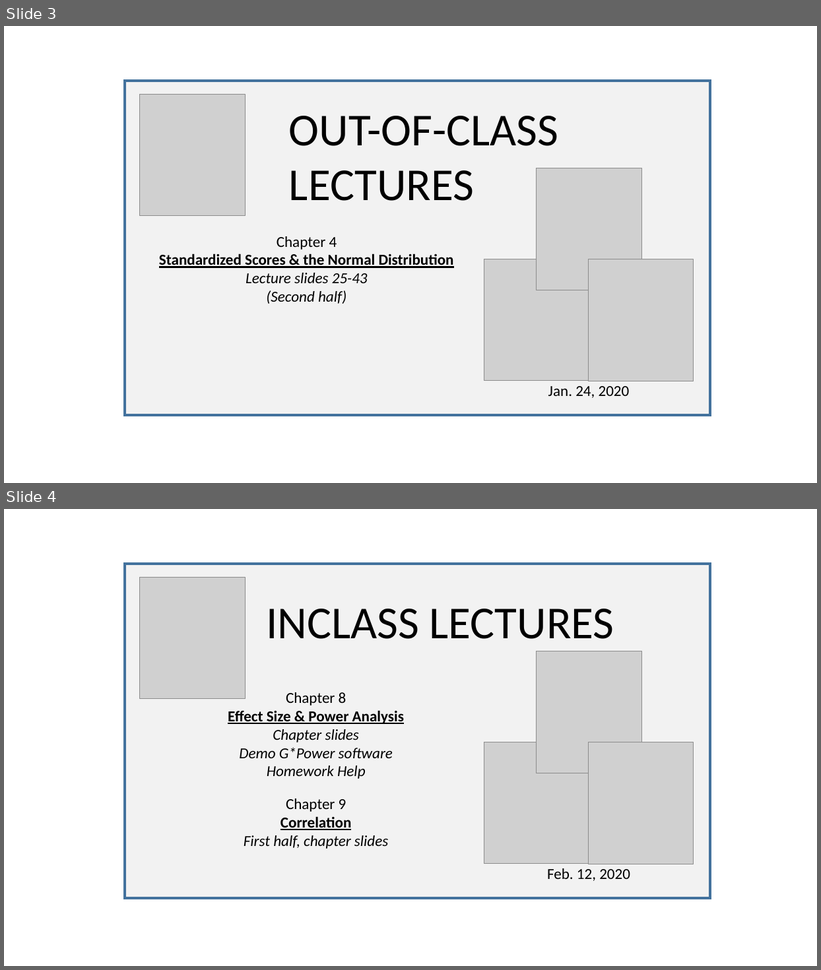
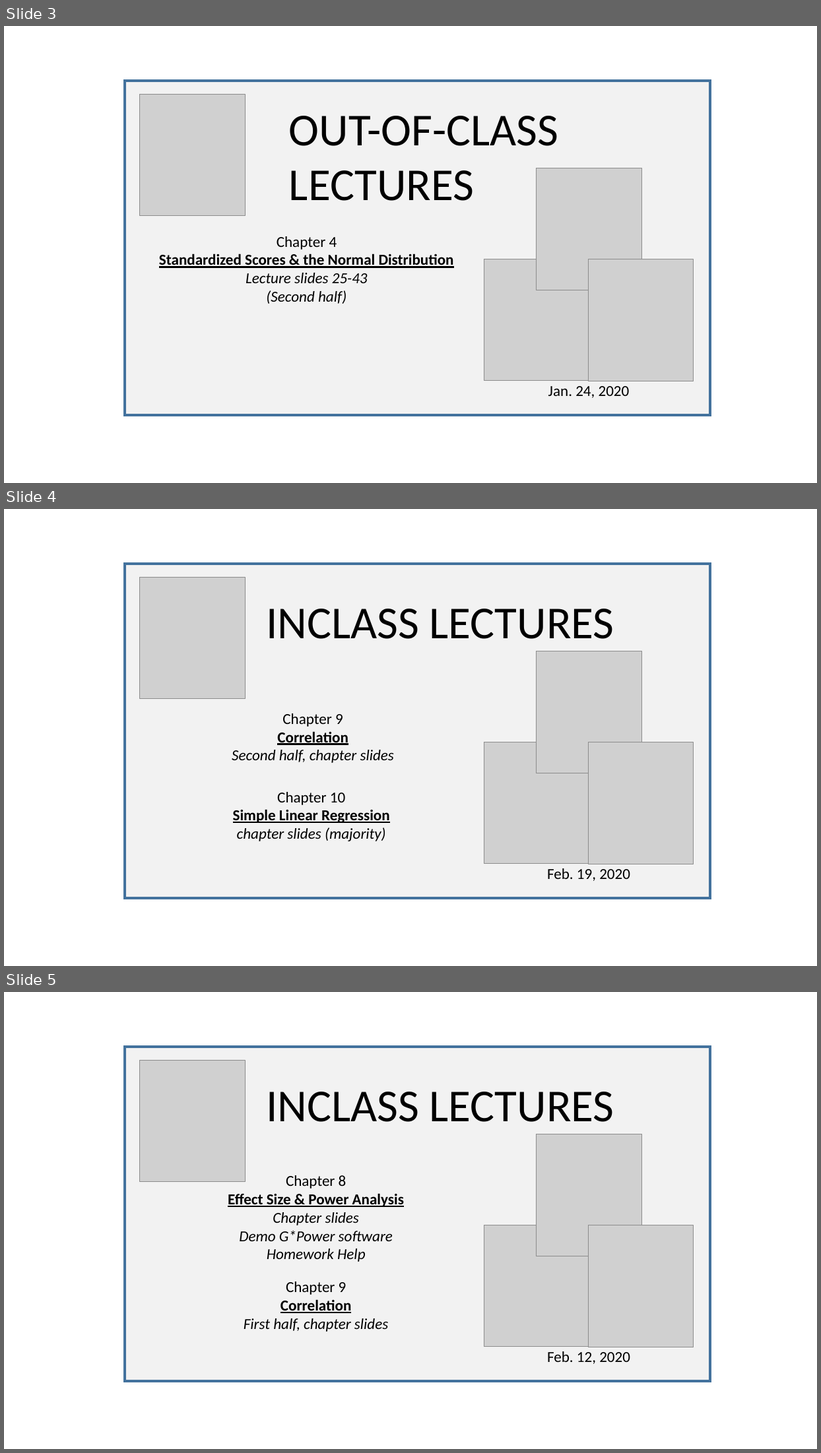
Before and after one commit to SarBearSchwartz/SarBearSchwartz.github.io, a slide deck: public/img/youtube_thumbnails/video_thumbnail_building.pptx. Shown one above the other, each under a label of ours: slides 3 and 4 before the commit, slides 3, 4 and 5 after it. The pictures are 821x970 and 821x1453 pixels, drawn with LibreOffice and Linux fonts; fonts in the diff are those of the drawing; grey boxes stand for pictures. Boxes give left, top, right and bottom in pixels: in the first picture for what was removed or moved away, otherwise in the second. Text is boxed around its words. In the diff, an @@ line names an element or a change of style, - is before the commit and + after.

```diff
--- a/public/img/youtube_thumbnails/video_thumbnail_building.pptx
+++ b/public/img/youtube_thumbnails/video_thumbnail_building.pptx
@@ slide 4 added at bbox=[4, 509, 817, 966], background #FFFFFF @@
@@ rectangle added at bbox=[125, 564, 710, 898], fill #F2F2F2, outline #43739E 3 pt @@
@@ picture added at bbox=[140, 578, 246, 699] @@
@@ text added at bbox=[266, 609, 614, 639], 54 pt, text #000000 @@
+INCLASS LECTURES
@@ picture added at bbox=[537, 652, 642, 774] @@
@@ text added at bbox=[232, 714, 394, 763], 18 pt, text #000000, italic @@
+Chapter 9
+Correlation
+Second half, chapter slides
@@ picture added at bbox=[484, 742, 589, 864] @@
@@ picture added at bbox=[588, 743, 694, 865] @@
@@ text added at bbox=[233, 792, 390, 842], 18 pt, text #000000 @@
+Chapter 10
+Simple Linear Regression
+chapter slides (majority)
@@ text added at bbox=[547, 869, 630, 881], 18 pt, text #000000 @@
+Feb. 19, 2020
@@ what was slide 4 is now slide 5 @@
```
Also in this commit, not shown: 7 other files.
